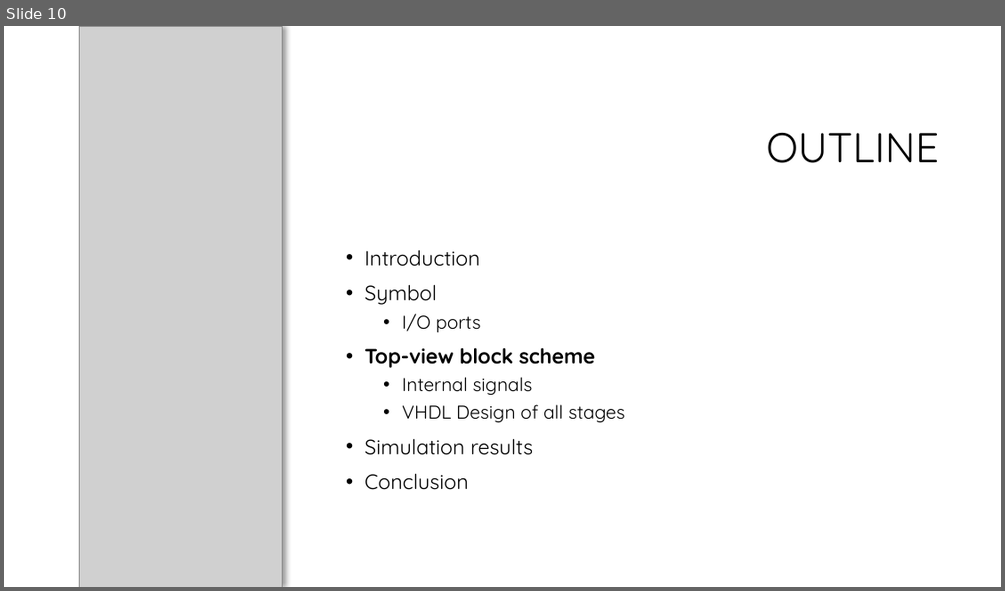
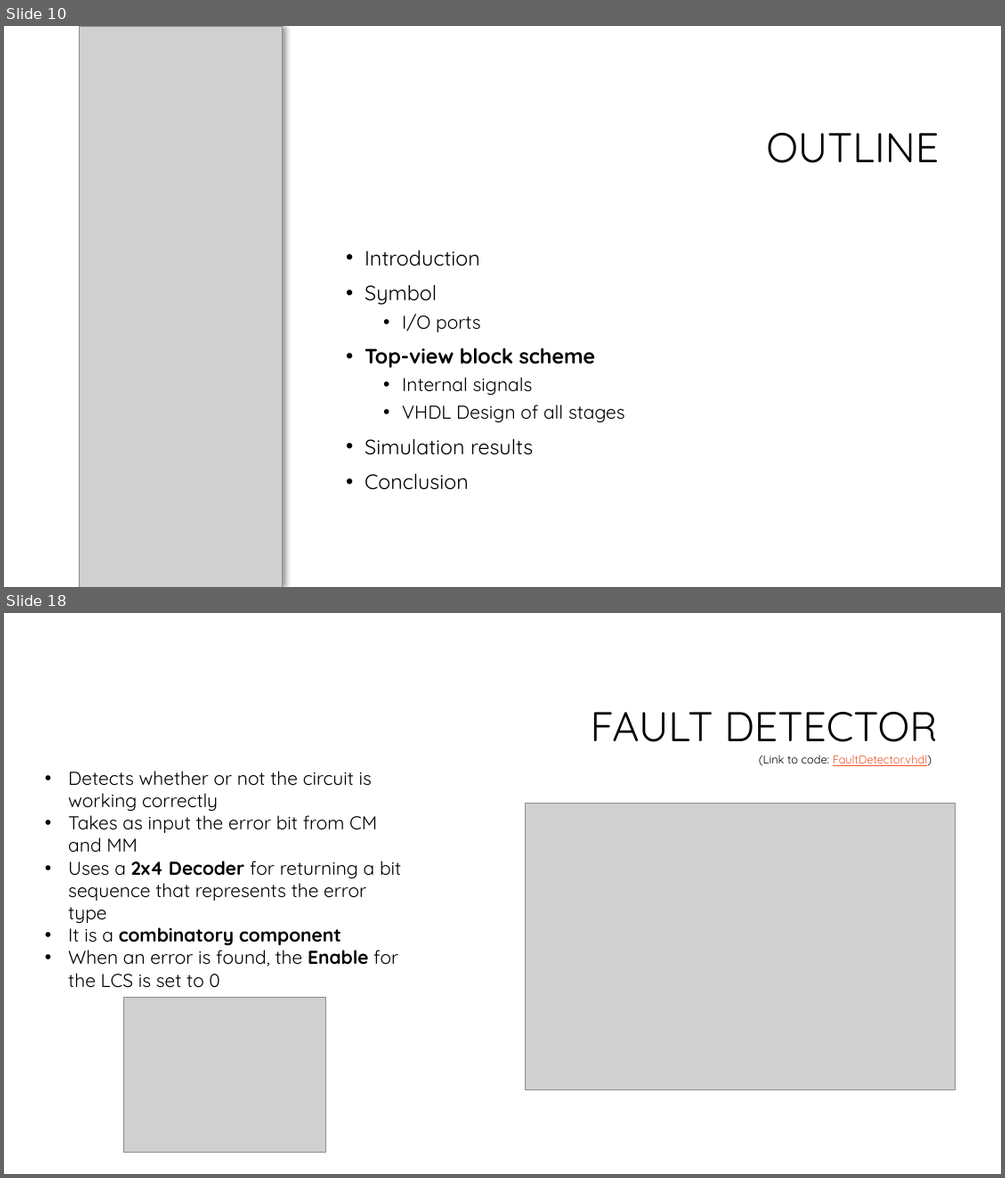
Before and after one commit to HopedWall/LightControlSystem, a slide deck: doc/Gruppo2_VincenziPorto.pptx. Shown one above the other, each under a label of ours: slide 10 before the commit, slides 10 and 18 after it; the slides between them are not shown. The pictures are 1005x591 and 1005x1178 pixels, drawn with LibreOffice and Linux fonts; fonts in the diff are those of the drawing; grey boxes stand for pictures; background and template pictures are left out. Boxes give left, top, right and bottom in pixels: in the first picture for what was removed or moved away, otherwise in the second. Text is boxed around its words. In the diff, an @@ line names an element or a change of style, - is before the commit and + after.

```diff
--- a/doc/Gruppo2_VincenziPorto.pptx
+++ b/doc/Gruppo2_VincenziPorto.pptx
@@ slide 18 added at <box>4,613,1001,1174</box>, background #FFFFFF @@
@@ title added at <box>591,712,937,742</box>, 40 pt, text #000000 @@
+FAULT DETECTOR
@@ text added at <box>68,771,401,988</box>, 18 pt, text #000000 @@
+• Detects whether or not the circuit is working correctly
+• Takes as input the error bit from CM and MM
+• Uses a 2x4 Decoder for returning a bit sequence that represents the error type
+• It is a combinatory component
+• When an error is found, the Enable for the LCS is set to 0
@@ text added at <box>759,755,931,766</box>, 11 pt, text #F0532B, underline @@
+(Link to code: FaultDetector.vhdl)
@@ picture added at <box>526,803,955,1090</box> @@
@@ picture added at <box>123,997,325,1151</box> @@
```
Also in this commit, not shown: 4 slides changed, 25 other slides added, 1 other file.
